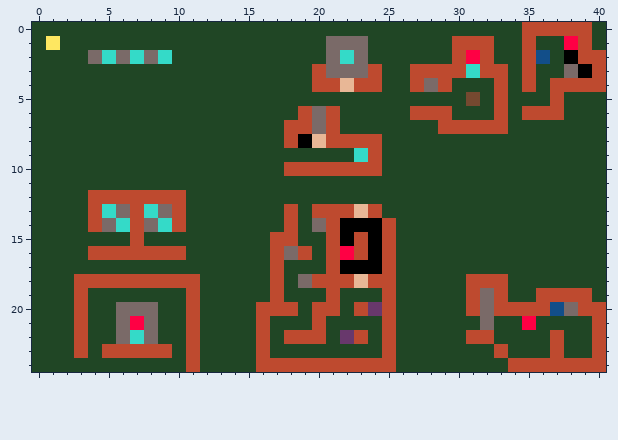
Edited in one commit: pixel-art sprite (data/level/simplified/level_1/tiles-int.png). The picture above is the old version.
The file is 41x25 pixels.
After:
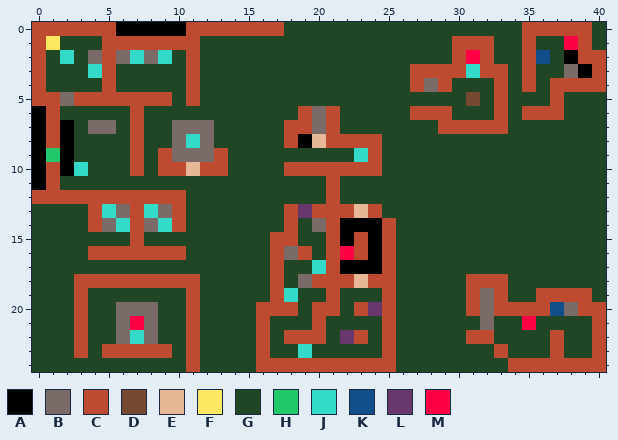
Palette (. is transparent): A #000000  B #7a6a68  C #be4a2f  D #754930  E #e8b796  F #fee761  G #204625  H #22c869  J #34dac8  K #124e89  L #68386c  M #ff0044
Changes in this commit:
@@ x 0..26 @@
- 0 GGGGGGGGGGGGGGGGGGGGGGGGGGG
- 1 GFGGGGGGGGGGGGGGGGGGGBBBGGG
- 2 GGGGBJBJBJGGGGGGGGGGGBJBGGG
- 3 GGGGGGGGGGGGGGGGGGGGCBBBCGG
- 4 GGGGGGGGGGGGGGGGGGGGCCECCGG
- 5 GGGGGGGGGGGGGGGGGGGGGGGGGGG
- 6 GGGGGGGGGGGGGGGGGGGCBCGGGGG
- 7 GGGGGGGGGGGGGGGGGGCCBCGGGGG
- 8 GGGGGGGGGGGGGGGGGGCAECCCCGG
- 9 GGGGGGGGGGGGGGGGGGGGGGGJCGG
-10 GGGGGGGGGGGGGGGGGGCCCCCCCGG
-11 GGGGGGGGGGGGGGGGGGGGGGGGGGG
-12 GGGGCCCCCCCGGGGGGGGGGGGGGGG
-13 GGGGCJBCJBCGGGGGGGCGCCCECGG
+ 0 CCCCCCAAAAACCCCCCCGGGGGGGGG
+ 1 CFGGGCCCCCCCGGGGGGGGGGGGGGG
+ 2 CGJGBCBJBJGCGGGGGGGGGGGGGGG
+ 3 CGGGJCGGGGGCGGGGGGGGGGGGGGG
+ 4 CGGGGCGGGGGCGGGGGGGGGGGGGGG
+ 5 CCBCCCCCCCGCGGGGGGGGGGGGGGG
+ 6 ACGGGGGCGGGGGGGGGGGCBCGGGGG
+ 7 ACAGBBGCGGBBBGGGGGCCBCGGGGG
+ 8 ACAGGGGCGGBJBGGGGGCAECCCCGG
+ 9 AHAGGGGCGCBBBCGGGGGGGGGJCGG
+10 ACAJGGGCGCCECCGGGGCCCCCCCGG
+11 ACGGGGGGGGGGGGGGGGGGGCGGGGG
+12 CCCCCCCCCCCGGGGGGGGGGCGGGGG
+13 GGGGCJBCJBCGGGGGGGCLCCCECGG
 14 GGGGCBJCBJCGGGGGGGCGBCAAACG
@@ x 16..22 @@
 16 GCBCGCM
-17 GCGGGCA
+17 GCGGJCA
 18 GCGBCCC
-19 GCGGGCG
+19 GCJGGCG
 20 CCCGCCG
@@ x 17..21 @@
 22 GCCCG
-23 GGGGG
+23 GGJGG
 24 CCCCC
Changed places in both pictures, as pixel boxes (x1, y1, x2, y2):
changed: (32, 22, 382, 358)
